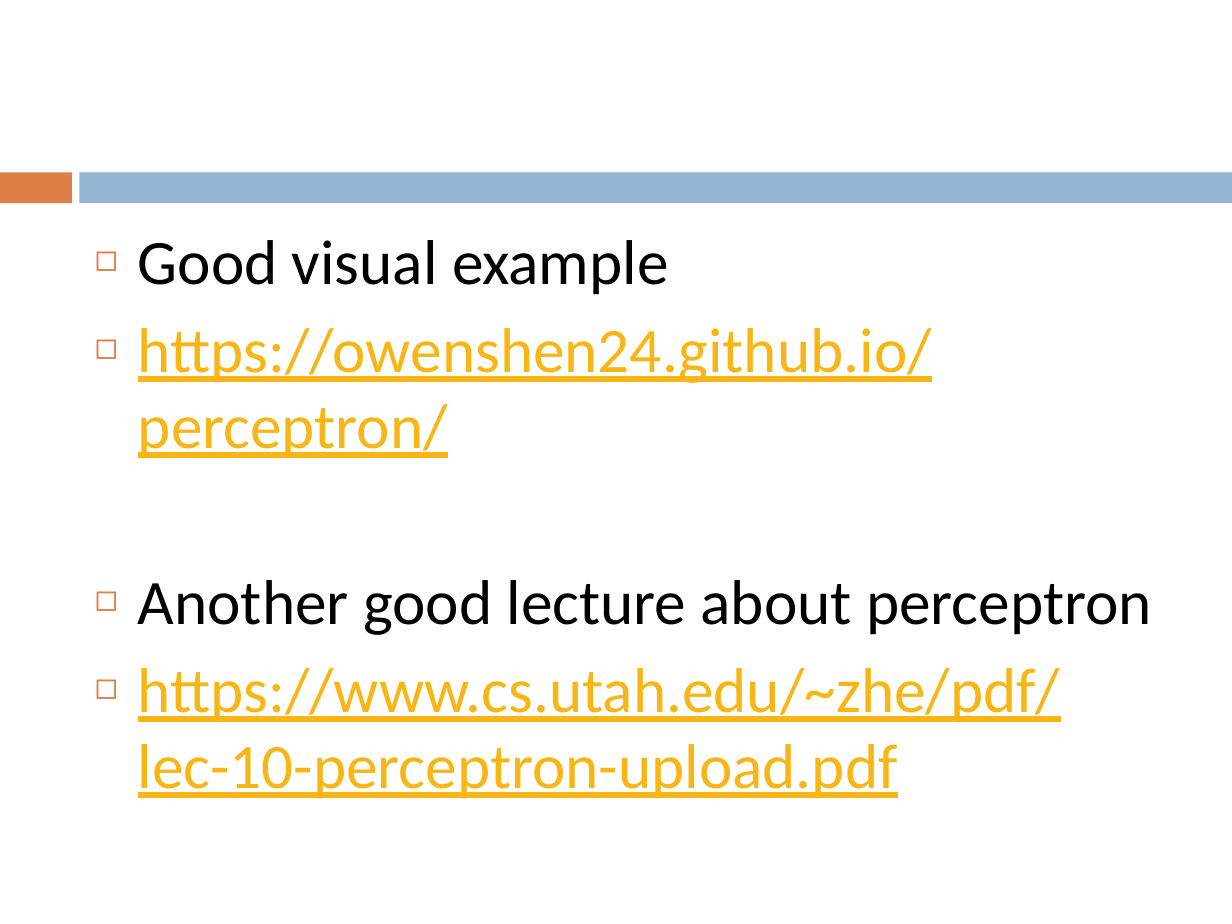
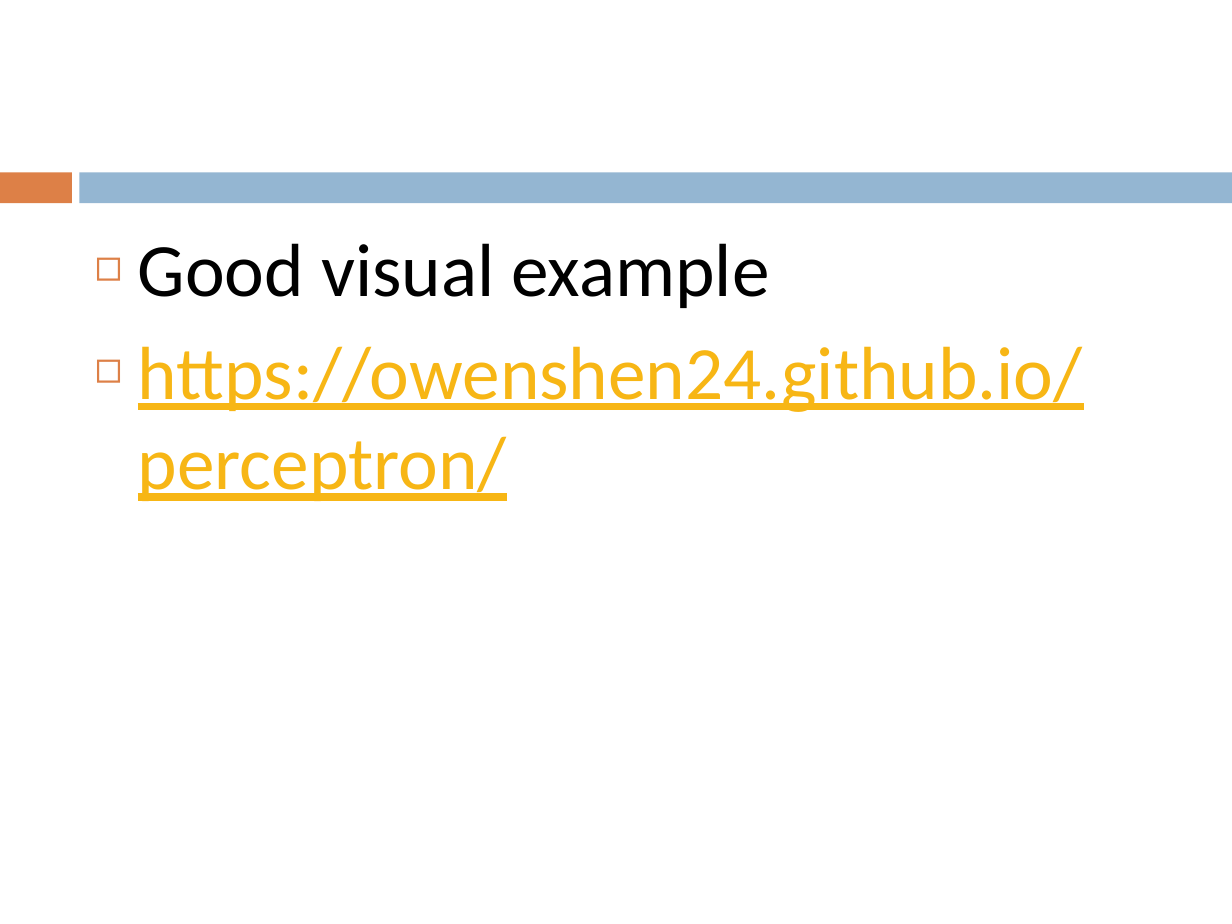
Before and after one commit to FurkanGozukara/CSE419-Artificial-Intelligence-and-Machine-Learning-2020, a slide deck: slide 104 of lecture slides/Lecture 5 - Perceptron Learning.pptx (slide 103 before the commit). Drawn at 1232x924 pixels with LibreOffice and Linux fonts; fonts in the diff are those of the drawing. Boxes give left, top, right and bottom in pixels: in the first picture for what was removed or moved away, otherwise in the second. Text is boxed around its words. In the diff, an @@ line names an element or a change of style, - is before the commit and + after.

Commit message:
lecture 5 slide update

```diff
--- a/lecture slides/Lecture 5 - Perceptron Learning.pptx
+++ b/lecture slides/Lecture 5 - Perceptron Learning.pptx
@@ text "Good visual example" at [138, 243, 1083, 501]: size 37 to 44 pt @@
@@ text at [138, 580, 1152, 799]: paragraphs removed @@
-◻ Another good lecture about perceptron
-◻ https://www.cs.utah.edu/~zhe/pdf/lec-10-perceptron-upload.pdf
```
Also in this commit, not shown: 1 slide added, 1 other file.
